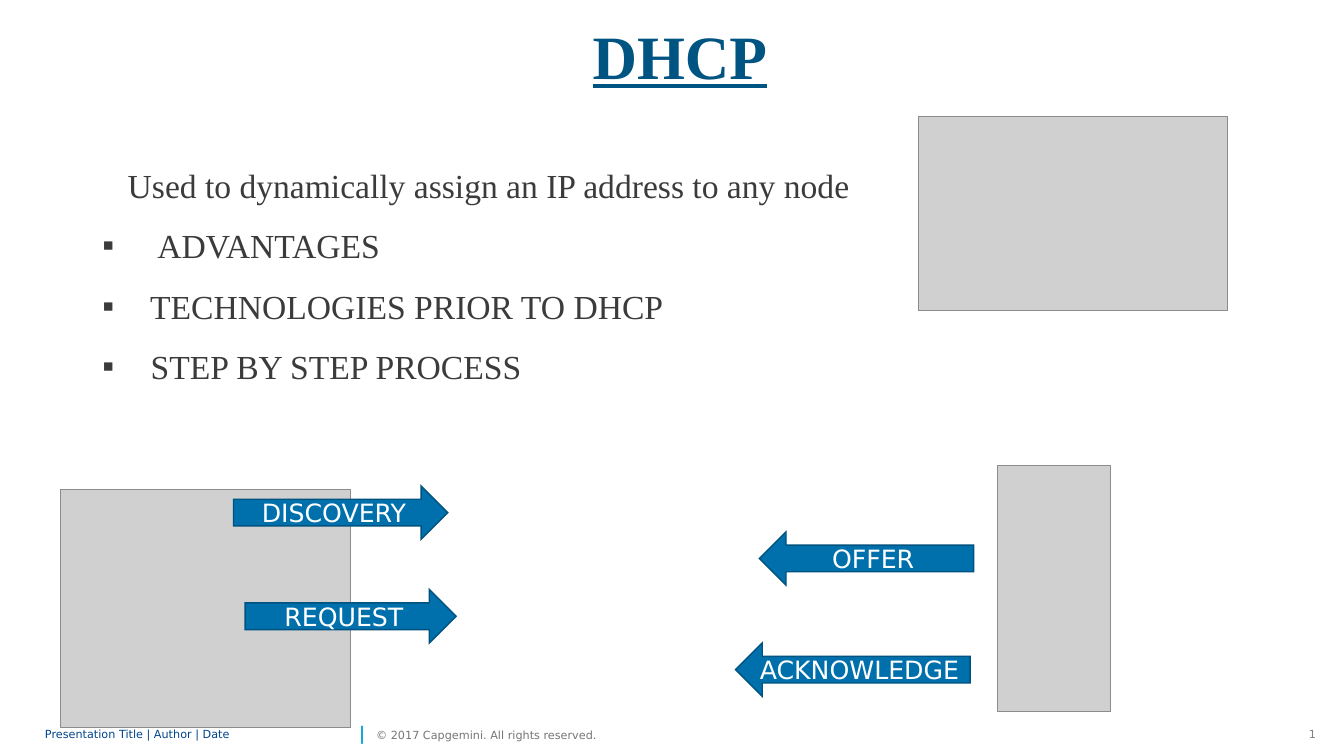
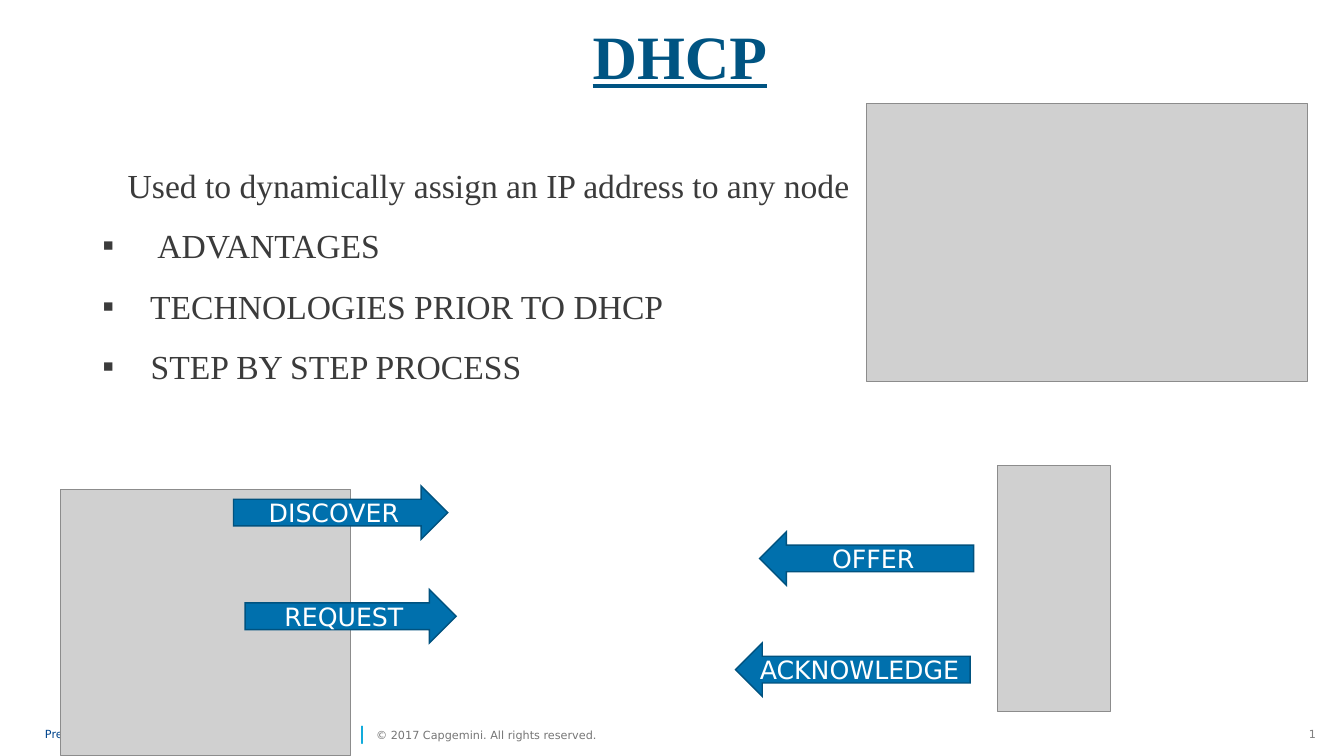
Before and after one commit to MENAGAMM/PPT, a slide deck: slide 1 of network services.pptx. Drawn at 1344x756 pixels with LibreOffice and Linux fonts; fonts in the diff are those of the drawing; grey boxes stand for pictures; background and template pictures are left out. Boxes give left, top, right and bottom in pixels: in the first picture for what was removed or moved away, otherwise in the second. Text is boxed around its words. In the diff, an @@ line names an element or a change of style, - is before the commit and + after.

```diff
--- a/network services.pptx
+++ b/network services.pptx
@@ picture: place and size @@
-picture at (919, 116, 1228, 311)
+picture at (867, 104, 1309, 382)
@@ picture: place and size @@
-picture at (60, 489, 351, 727)
+picture at (60, 489, 351, 756)
@@ text in right arrow at (269, 503, 399, 528): text changed @@
-DISCOVERY
+DISCOVER
```
Also in this commit, not shown: 1 other slide changed, 1 slide added, 1 slide removed.
